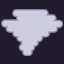
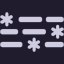
Revision of a layered 64 × 64 image; what changed, layer by layer:
added layer "snow storm" above "typhoon" over [0, 12, 64, 52]
hid "typhoon" over [1, 9, 63, 56]
